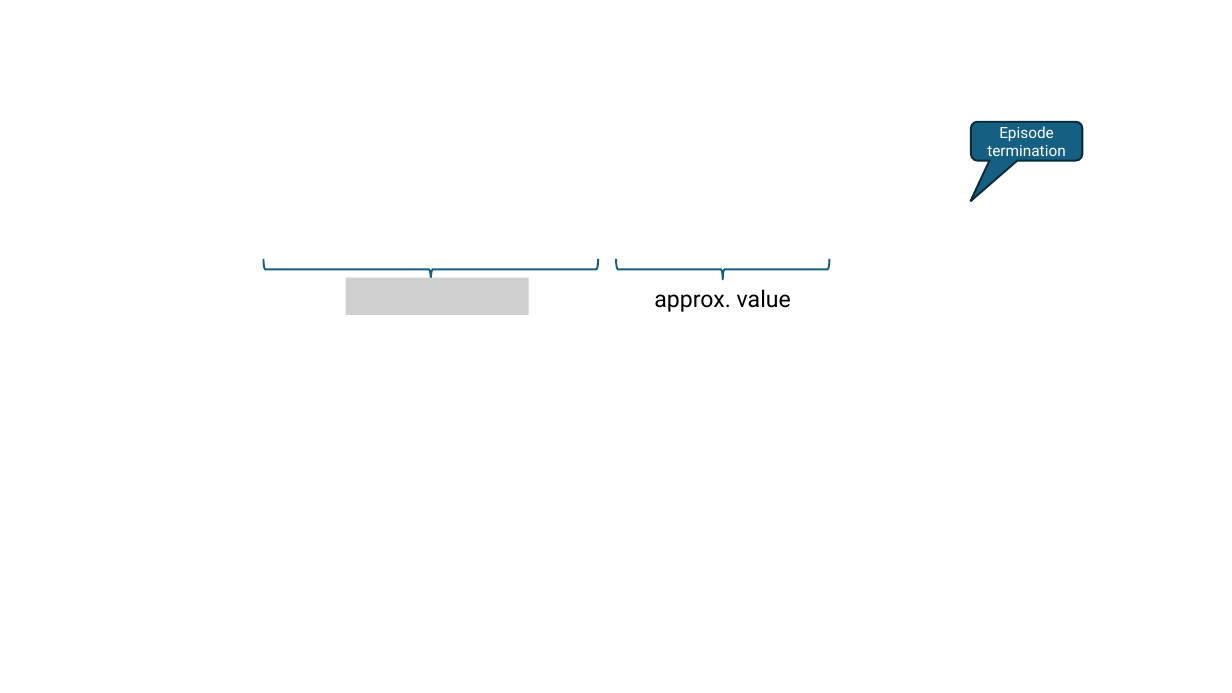
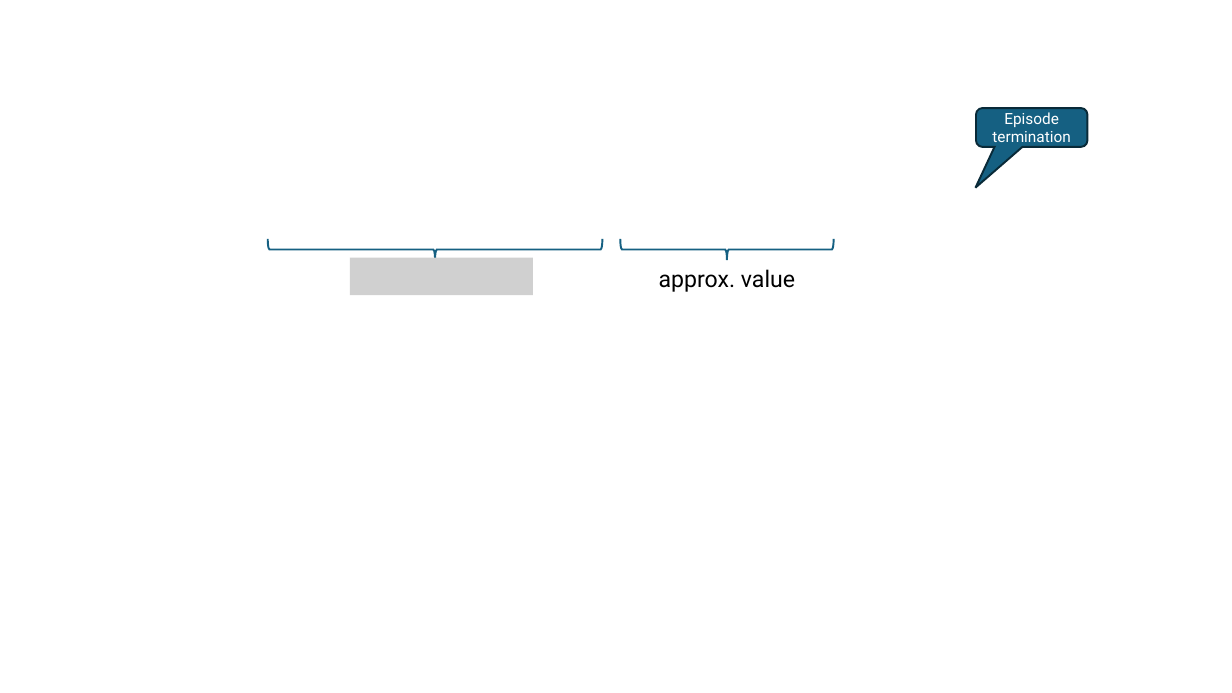
Before and after one commit to mhahsler/Introduction_to_Reinforcement_Learning, a slide deck: slide 6 of slides/Lecture_Chapter12.pptx. Drawn at 1232x693 pixels with LibreOffice and Linux fonts; fonts in the diff are those of the drawing; grey boxes stand for pictures. Boxes give left, top, right and bottom in pixels: in the first picture for what was removed or moved away, otherwise in the second. Text is boxed around its words. In the diff, an @@ line names an element or a change of style, - is before the commit and + after.

```diff
--- a/slides/Lecture_Chapter12.pptx
+++ b/slides/Lecture_Chapter12.pptx
@@ rounded speech box "Episode termination": place and size @@
-rounded speech box "Episode termination" at box(971, 122, 1083, 161)
+rounded speech box "Episode termination" at box(976, 108, 1088, 147)
@@ 2 right braces, 1 picture, 1 text: place and size @@
-2 right braces, 1 picture, 1 text at box(264, 258, 830, 315)
+2 right braces, 1 picture, 1 text at box(268, 239, 834, 295)
```
Also in this commit, not shown: 3 other slides changed, 1 other file.
